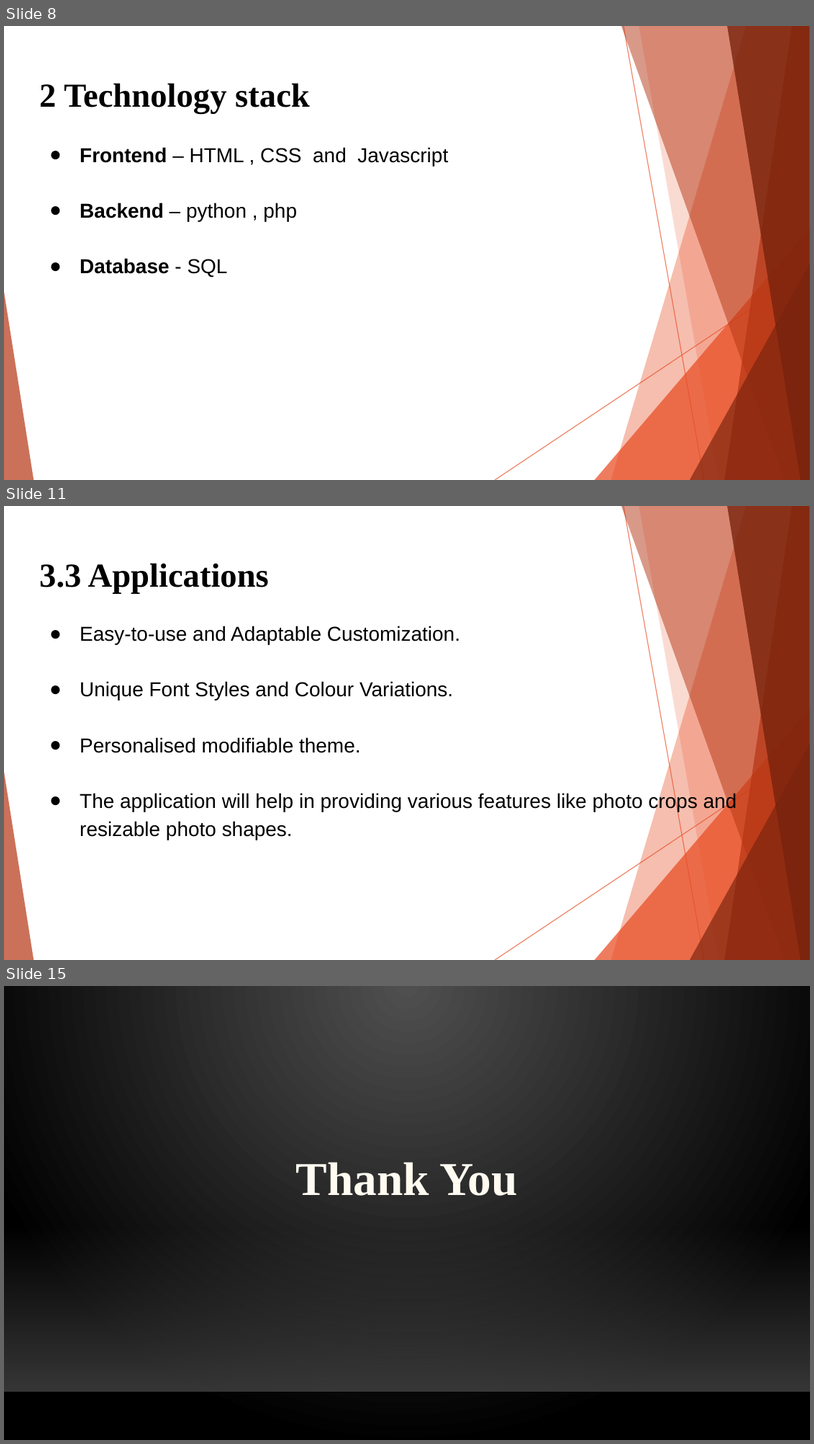
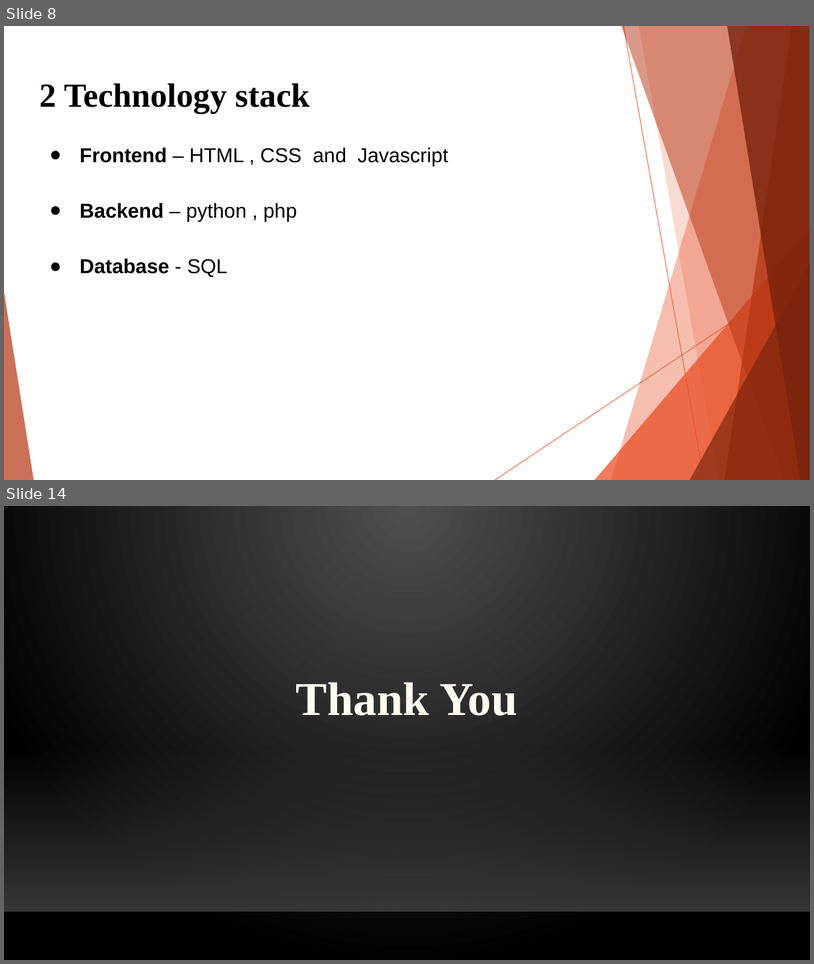
Before and after one commit to SmitPanchal61/Secerative, a slide deck: docs/SE_Mini Project_Presentation1_2021-2022_Group_14.pptx. Shown one above the other, each under a label of ours: slides 8, 11 and 15 before the commit, slides 8 and 14 after it; the slides between them are not shown. The pictures are 814x1444 and 814x964 pixels, drawn with LibreOffice and Linux fonts; fonts in the diff are those of the drawing; background and template pictures are left out. Boxes give left, top, right and bottom in pixels: in the first picture for what was removed or moved away, otherwise in the second. Text is boxed around its words. In the diff, an @@ line names an element or a change of style, - is before the commit and + after.

```diff
--- a/docs/SE_Mini Project_Presentation1_2021-2022_Group_14.pptx
+++ b/docs/SE_Mini Project_Presentation1_2021-2022_Group_14.pptx
@@ slide 11 removed at (4, 506, 810, 960), background #FFFFFF; not listed: 10 template elements that a slide beside it also shows @@
@@ text removed at (39, 563, 269, 594) @@
-3.3 Applications
@@ text removed at (80, 626, 738, 839) @@
-● Easy-to-use and Adaptable Customization.
-● Unique Font Styles and Colour Variations.
-● Personalised modifiable theme.
-● The application will help in providing various features like photo crops and resizable photo shapes.
@@ what was slide 15 is now slide 14 @@
```
Also in this commit, not shown: 2 slides changed, 2 slides added, 2 other slides removed, 1 other file.
